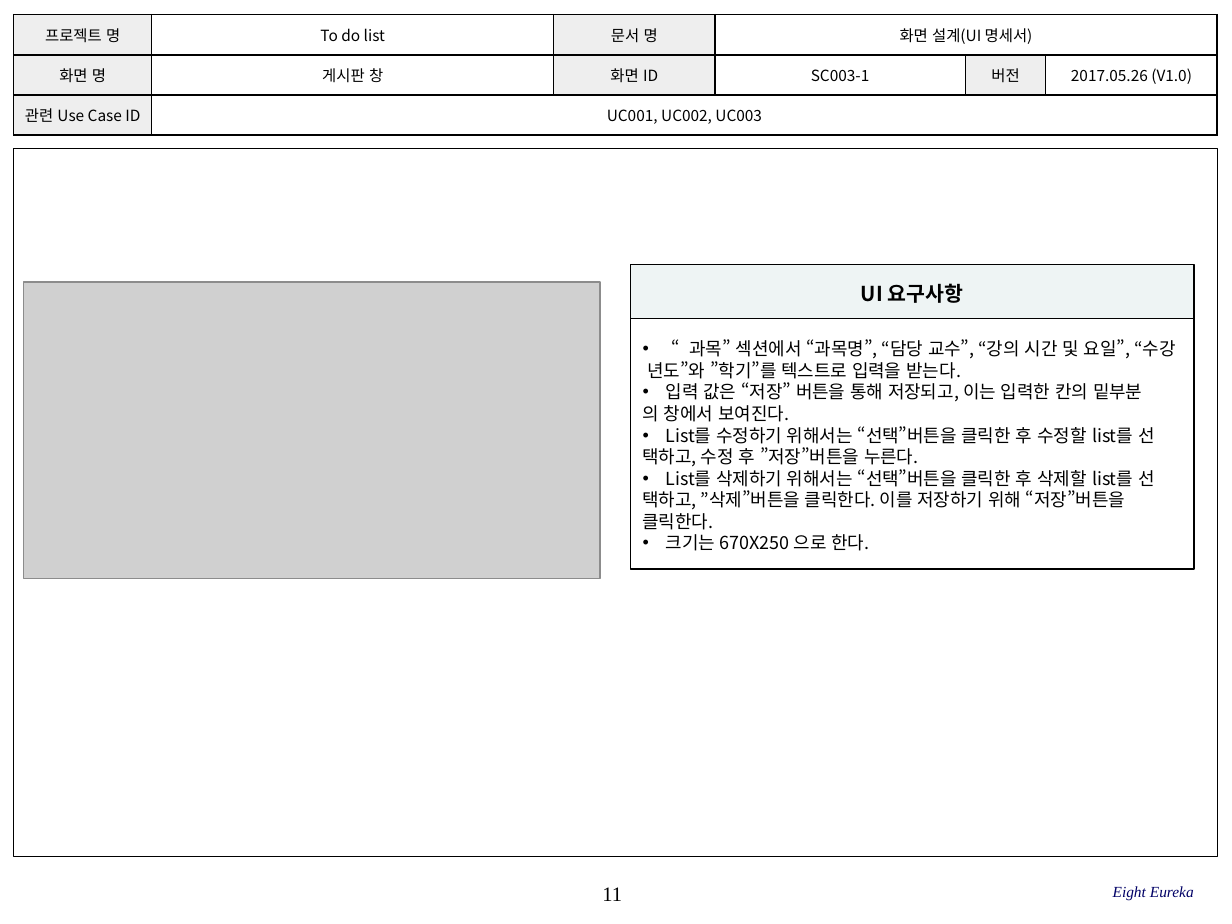
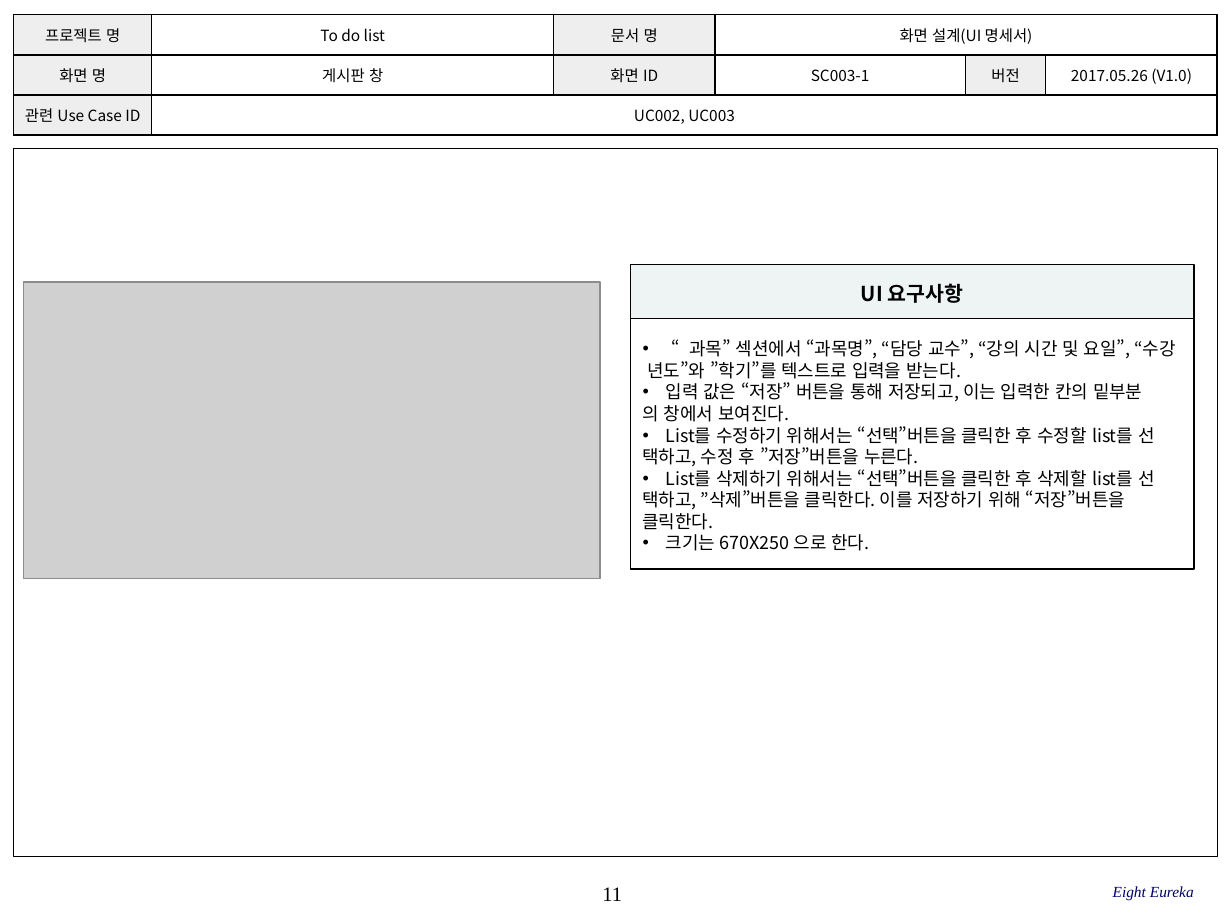
Before and after one commit to SE-admin/8, a slide deck: slide 11 of doc/3_ 설계서/UI Design Template.pptx. Drawn at 1232x924 pixels with LibreOffice and Linux fonts; fonts in the diff are those of the drawing; grey boxes stand for pictures; background and template pictures are left out. Boxes give left, top, right and bottom in pixels: in the first picture for what was removed or moved away, otherwise in the second. Text is boxed around its words. In the diff, an @@ line names an element or a change of style, - is before the commit and + after.

```diff
--- a/doc/3_ 설계서/UI Design Template.pptx
+++ b/doc/3_ 설계서/UI Design Template.pptx
@@ table at (14, 15, 1216, 136) @@
-row 3, column 2: UC001, UC002, UC003
+row 3, column 2: UC002, UC003
```
Also in this commit, not shown: 6 other slides changed.
